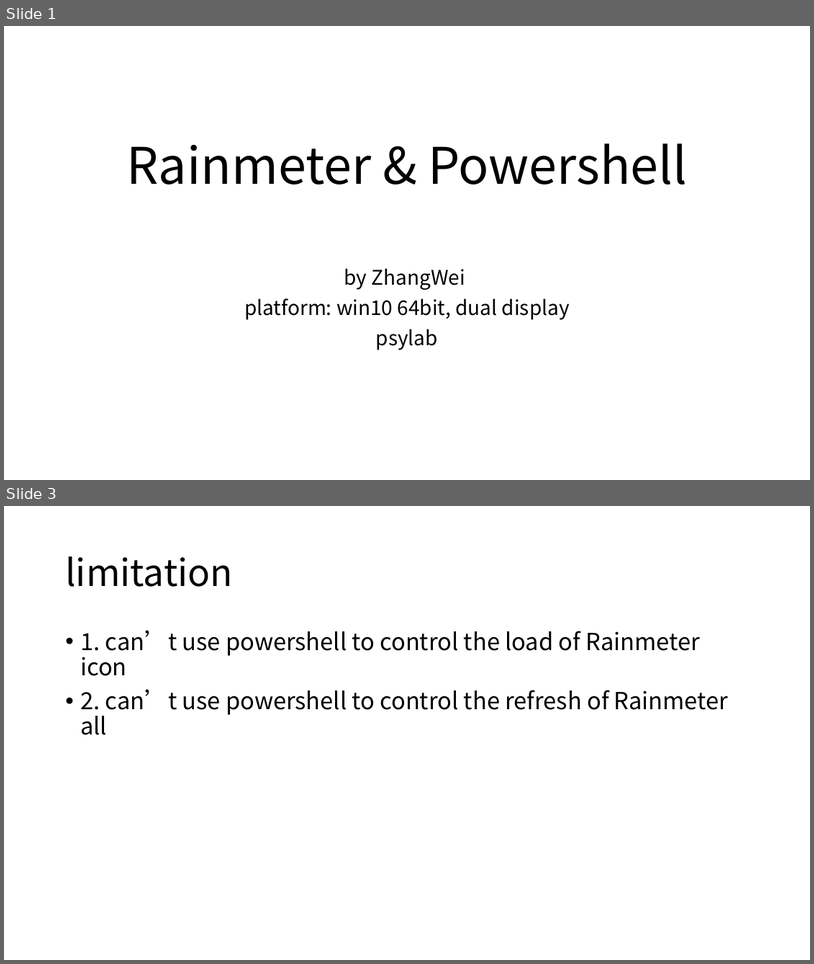
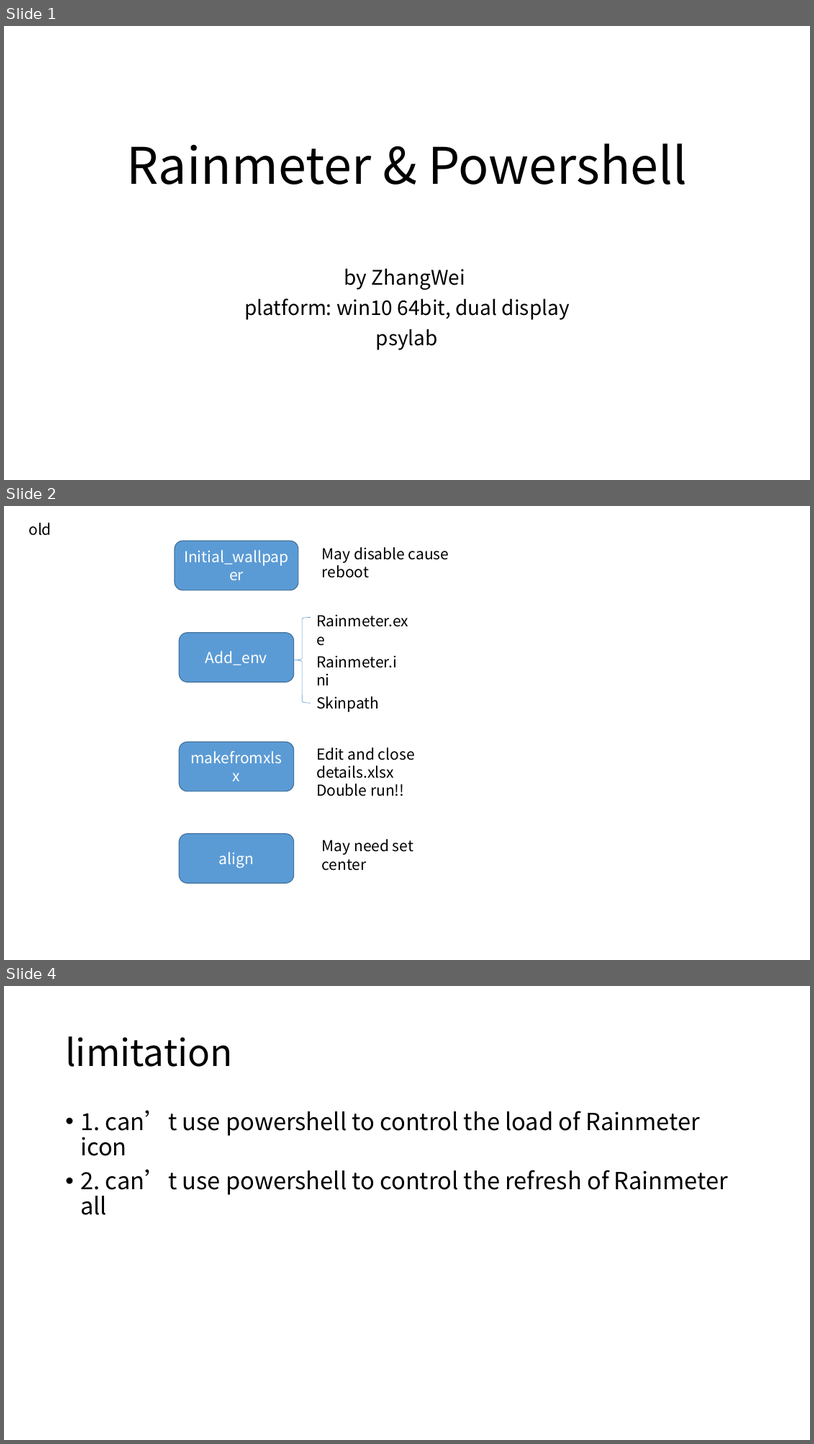
Before and after one commit to brainwatcher/Rainmeter, a slide deck: Skins/instruction.pptx. Shown one above the other, each under a label of ours: slides 1 and 3 before the commit, slides 1, 2 and 4 after it; the slides between them are not shown. The pictures are 814x964 and 814x1444 pixels, drawn with LibreOffice and Linux fonts; fonts in the diff are those of the drawing. Boxes give left, top, right and bottom in pixels: in the first picture for what was removed or moved away, otherwise in the second. Text is boxed around its words. In the diff, an @@ line names an element or a change of style, - is before the commit and + after.

```diff
--- a/Skins/instruction.pptx
+++ b/Skins/instruction.pptx
@@ slide 2 added at (x1=4, y1=506, x2=810, y2=960), background #FFFFFF @@
@@ text added at (x1=28, y1=523, x2=52, y2=536), 18 pt, text #000000 @@
+old
@@ rounded rectangle added at (x1=175, y1=541, x2=298, y2=590), fill #5B9BD5, outline #43739E 1 pt, 18 pt, text #FFFFFF @@
+Initial_wallpaper
@@ text added at (x1=322, y1=547, x2=449, y2=578), 18 pt, text #000000 @@
+May disable cause reboot
@@ rounded rectangle added at (x1=180, y1=633, x2=294, y2=682), fill #5B9BD5, outline #43739E 1 pt, 18 pt, text #FFFFFF @@
+Add_env
@@ left brace added at (x1=293, y1=618, x2=311, y2=703), outline #5B9BD5 0.5 pt @@
@@ text added at (x1=316, y1=615, x2=409, y2=627), 18 pt, text #000000 @@
+Rainmeter.exe
@@ text added at (x1=316, y1=656, x2=397, y2=668), 18 pt, text #000000 @@
+Rainmeter.ini
@@ text added at (x1=316, y1=696, x2=379, y2=712), 18 pt, text #000000 @@
+Skinpath
@@ rounded rectangle added at (x1=180, y1=742, x2=294, y2=792), fill #5B9BD5, outline #43739E 1 pt, 18 pt, text #FFFFFF @@
+makefromxlsx
@@ text added at (x1=316, y1=747, x2=415, y2=796), 18 pt, text #000000 @@
+Edit and close details.xlsx
+Double run!!
@@ rounded rectangle added at (x1=180, y1=834, x2=294, y2=883), fill #5B9BD5, outline #43739E 1 pt, 18 pt, text #FFFFFF @@
+align
@@ text added at (x1=322, y1=839, x2=414, y2=870), 18 pt, text #000000 @@
+May need set center
@@ what was slide 3 is now slide 4 @@
```
Also in this commit, not shown: 1 slide changed, 7 other files.
